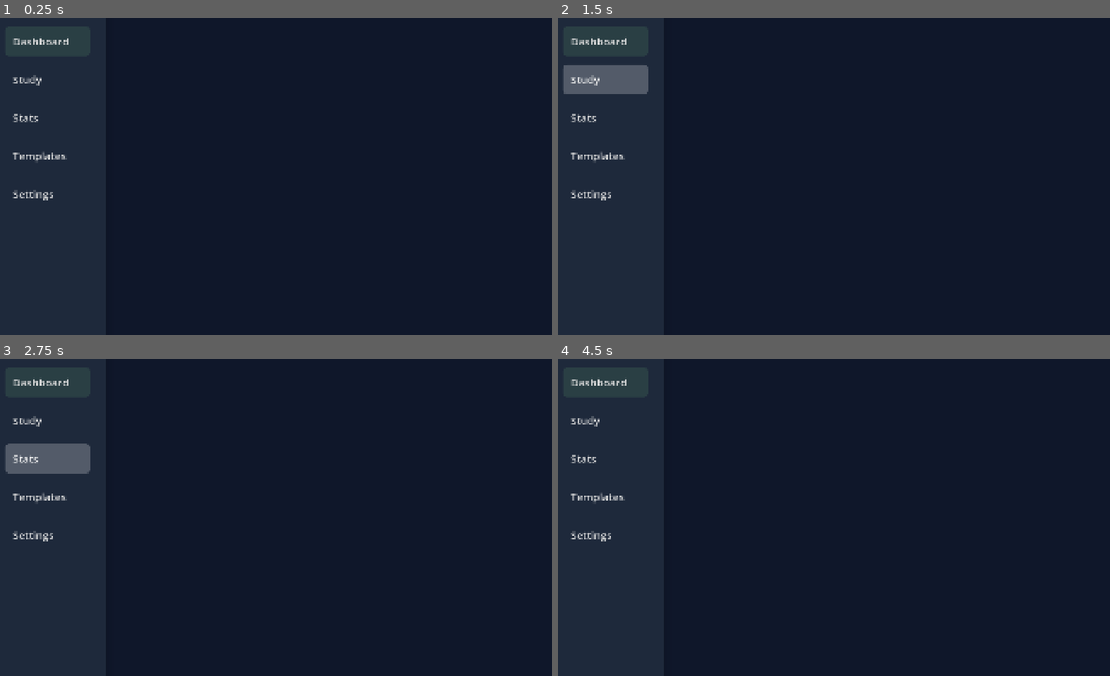
Above: before the commit, frames 1-4 (two rows, left to right).
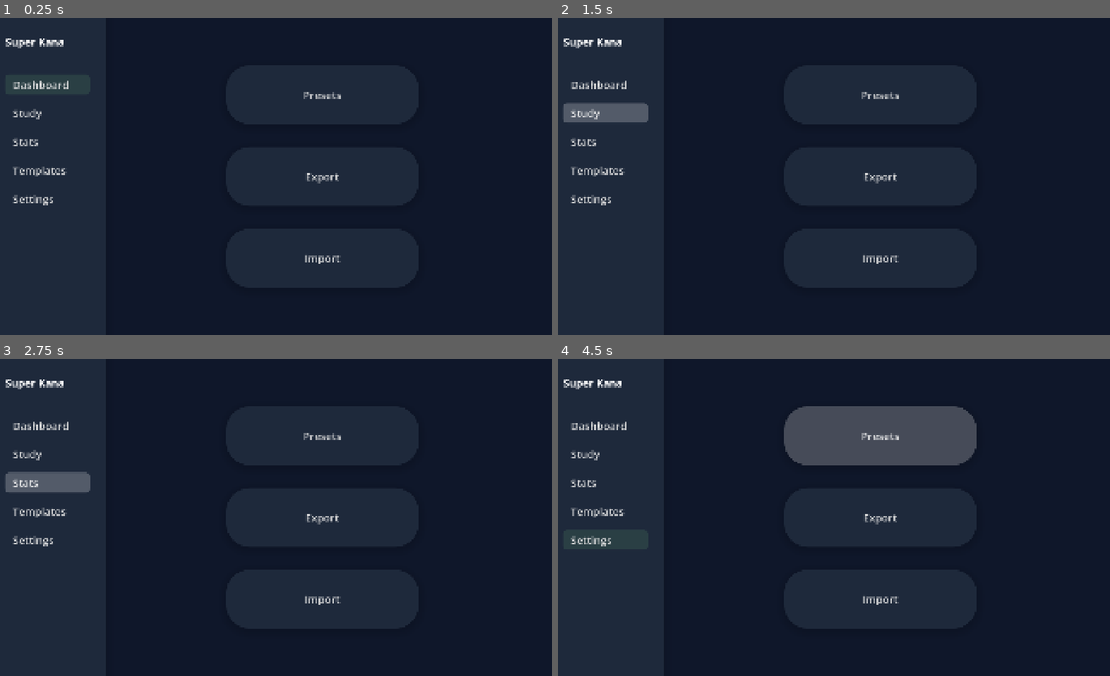
Above: after the commit, the same moments.

Repository: mlobdev/SuperKana
Game: Godot game, scene res://scenes/user_scenes/TestScene.tscn
Same seed, same stepped clock (60 frames per second), same inputs: the game is played once before the commit and once after it.
Inputs (mouse positions are in pixels of both pictures, inside the frame that each line leads up to):
- Up to frame 1 (0.25 s): no input
- Up to frame 2 (1.5 s): click "Dashboard" at 0.5 s; click "Study" at 1.25 s
- Up to frame 3 (2.75 s): click "Stats" at 2 s
- Up to frame 4 (4.5 s): click "Templates" at 2.75 s; click "Settings" at 3.5 s; click (878, 435) at 4.25 s, where only the run after the commit has a clickable "Presets"

The runs differ from the first frame. In frame 1, 1.4% of the frame differs, in the area x 1-62%, y 5-78%; in frame 2, 3.3%; in frame 3, 3.4%; in frame 4, 7.5%, in the area x 1-76%, y 5-78%.

Commit message:
Presets started

Diff:
--- a/icon.svg
+++ /dev/null
@@ -1 +0,0 @@
-<svg xmlns="http://www.w3.org/2000/svg" width="128" height="128"><rect width="124" height="124" x="2" y="2" fill="#363d52" stroke="#212532" stroke-width="4" rx="14"/><g fill="#fff" transform="translate(12.322 12.322)scale(.101)"><path d="M105 673v33q407 354 814 0v-33z"/><path fill="#478cbf" d="m105 673 152 14q12 1 15 14l4 67 132 10 8-61q2-11 15-15h162q13 4 15 15l8 61 132-10 4-67q3-13 15-14l152-14V427q30-39 56-81-35-59-83-108-43 20-82 47-40-37-88-64 7-51 8-102-59-28-123-42-26 43-46 89-49-7-98 0-20-46-46-89-64 14-123 42 1 51 8 102-48 27-88 64-39-27-82-47-48 49-83 108 26 42 56 81zm0 33v39c0 276 813 276 814 0v-39l-134 12-5 69q-2 10-14 13l-162 11q-12 0-16-11l-10-65H446l-10 65q-4 11-16 11l-162-11q-12-3-14-13l-5-69z"/><path d="M483 600c0 34 58 34 58 0v-86c0-34-58-34-58 0z"/><circle cx="725" cy="526" r="90"/><circle cx="299" cy="526" r="90"/></g><g fill="#414042" transform="translate(12.322 12.322)scale(.101)"><circle cx="307" cy="532" r="60"/><circle cx="717" cy="532" r="60"/></g></svg>
--- a/project.godot
+++ b/project.godot
@@ -18,7 +18,6 @@
 run/main_scene="res://scenes/user_scenes/TestScene.tscn"
 config/features=PackedStringArray("4.7", "GL Compatibility")
 run/max_fps=60
-config/icon="res://icon.svg"
 
 [autoload]
 
--- /dev/null
+++ b/resources/themes/floating_panel.tres
@@ -0,0 +1,12 @@
+[gd_resource type="StyleBoxFlat" format=3 uid="uid://dy7mnoarbwxu8"]
+
+[resource]
+bg_color = Color(0.11764706, 0.16078432, 0.23137255, 1)
+border_blend = true
+corner_radius_top_left = 80
+corner_radius_top_right = 80
+corner_radius_bottom_right = 80
+corner_radius_bottom_left = 80
+shadow_color = Color(0, 0, 0, 0.11764706)
+shadow_size = 28
+shadow_offset = Vector2(0, 8)
--- /dev/null
+++ b/resources/themes/floating_panel_var_clear.tres
@@ -0,0 +1,12 @@
+[gd_resource type="StyleBoxFlat" format=3 uid="uid://dld7gtr0dvdtf"]
+
+[resource]
+bg_color = Color(1, 1, 1, 0.23529412)
+border_blend = true
+corner_radius_top_left = 80
+corner_radius_top_right = 80
+corner_radius_bottom_right = 80
+corner_radius_bottom_left = 80
+shadow_color = Color(0, 0, 0, 0.11764706)
+shadow_size = 28
+shadow_offset = Vector2(0, 8)
--- /dev/null
+++ b/resources/themes/floating_panel_var_dark.tres
@@ -0,0 +1,12 @@
+[gd_resource type="StyleBoxFlat" format=3 uid="uid://64a4067w8qyq"]
+
+[resource]
+bg_color = Color(0.11764706, 0.16078432, 0.23137255, 1)
+border_blend = true
+corner_radius_top_left = 80
+corner_radius_top_right = 80
+corner_radius_bottom_right = 80
+corner_radius_bottom_left = 80
+shadow_color = Color(0, 0, 0, 0.11764706)
+shadow_size = 28
+shadow_offset = Vector2(0, 8)
--- /dev/null
+++ b/scenes/ui_components/CharSample.tscn
@@ -0,0 +1,22 @@
+[gd_scene format=3 uid="uid://ycsp2typnyn"]
+
+[ext_resource type="Script" uid="uid://1fh08utdbwo4" path="res://scripts/ui_scripts/auto_wrap_label.gd" id="1_fgdxk"]
+
+[node name="CharSample" type="Control" unique_id=1878368734]
+layout_mode = 3
+anchors_preset = 15
+anchor_right = 1.0
+anchor_bottom = 1.0
+grow_horizontal = 2
+grow_vertical = 2
+
+[node name="Label" type="Label" parent="." unique_id=64687443]
+layout_mode = 1
+anchors_preset = 15
+anchor_right = 1.0
+anchor_bottom = 1.0
+theme_override_font_sizes/font_size = 610
+text = " わ"
+horizontal_alignment = 1
+vertical_alignment = 1
+script = ExtResource("1_fgdxk")
--- a/scenes/ui_components/DrawBox.tscn
+++ b/scenes/ui_components/DrawBox.tscn
@@ -10,4 +10,3 @@
 grow_vertical = 2
 script = ExtResource("1_mqdxf")
 canvas_color = Color(0.2, 0.25490198, 0.33333334, 1)
-pencil_size = null
--- /dev/null
+++ b/scenes/ui_components/FloatingButton.tscn
@@ -0,0 +1,18 @@
+[gd_scene format=3 uid="uid://b46aovduwmlxb"]
+
+[ext_resource type="StyleBox" uid="uid://dy7mnoarbwxu8" path="res://resources/themes/floating_panel.tres" id="1_bsoti"]
+[ext_resource type="StyleBox" uid="uid://dld7gtr0dvdtf" path="res://resources/themes/floating_panel_var_clear.tres" id="2_euf5o"]
+
+[sub_resource type="StyleBoxEmpty" id="StyleBoxEmpty_jqg08"]
+
+[node name="FloatingButton" type="Button" unique_id=828489001]
+anchors_preset = 15
+anchor_right = 1.0
+anchor_bottom = 1.0
+grow_horizontal = 2
+grow_vertical = 2
+theme_override_font_sizes/font_size = 36
+theme_override_styles/normal = ExtResource("1_bsoti")
+theme_override_styles/pressed = ExtResource("2_euf5o")
+theme_override_styles/hover = ExtResource("2_euf5o")
+theme_override_styles/focus = SubResource("StyleBoxEmpty_jqg08")
--- a/scenes/ui_components/FloatingPanel.tscn
+++ b/scenes/ui_components/FloatingPanel.tscn
@@ -1,17 +1,8 @@
 [gd_scene format=3 uid="uid://ddr2ui5icadjw"]
 
-[sub_resource type="StyleBoxFlat" id="StyleBoxFlat_xe8is"]
-bg_color = Color(0.11764706, 0.16078432, 0.23137255, 1)
-border_blend = true
-corner_radius_top_left = 80
-corner_radius_top_right = 80
-corner_radius_bottom_right = 80
-corner_radius_bottom_left = 80
-shadow_color = Color(0, 0, 0, 0.11764706)
-shadow_size = 28
-shadow_offset = Vector2(0, 8)
+[ext_resource type="StyleBox" uid="uid://dy7mnoarbwxu8" path="res://resources/themes/floating_panel.tres" id="1_28qlb"]
 
 [node name="Panel" type="Panel" unique_id=2076241743]
 offset_right = 1152.0
 offset_bottom = 646.0
-theme_override_styles/panel = SubResource("StyleBoxFlat_xe8is")
+theme_override_styles/panel = ExtResource("1_28qlb")
--- a/scenes/ui_components/SideTab.tscn
+++ b/scenes/ui_components/SideTab.tscn
@@ -5,7 +5,10 @@
 [ext_resource type="PackedScene" uid="uid://db2bjrgxir2y6" path="res://scenes/ui_components/TabButton.tscn" id="1_wtljt"]
 [ext_resource type="StyleBox" uid="uid://pwlj0a1a7c0u" path="res://resources/themes/tab_button_selected_style_box_flat.tres" id="4_wakus"]
 
-[node name="SideTab" type="Panel" unique_id=1600396370 node_paths=PackedStringArray("start_button")]
+[sub_resource type="FontVariation" id="FontVariation_wakus"]
+variation_embolden = 0.6
+
+[node name="SideTab" type="Panel" unique_id=1600396370 node_paths=PackedStringArray("button_container", "start_button")]
 anchors_preset = 15
 anchor_right = 1.0
 anchor_bottom = 1.0
@@ -14,7 +17,8 @@
 mouse_behavior_recursive = 2
 theme_override_styles/panel = ExtResource("1_wakus")
 script = ExtResource("1_vi2vd")
-start_button = NodePath("VBoxContainer/MenuButton")
+button_container = NodePath("VBoxContainer/ButtonsContainer")
+start_button = NodePath("VBoxContainer/ButtonsContainer/MenuButton")
 
 [node name="VBoxContainer" type="VBoxContainer" parent="." unique_id=1605239316]
 layout_mode = 1
@@ -30,34 +34,97 @@
 theme_override_constants/separation = 29
 
 [node name="Separator" type="Control" parent="VBoxContainer" unique_id=841567790]
+custom_minimum_size = Vector2(0, 26.155)
 layout_mode = 2
+mouse_filter = 2
 
-[node name="MenuButton" parent="VBoxContainer" unique_id=533705511 instance=ExtResource("1_wtljt")]
+[node name="Label" type="Label" parent="VBoxContainer" unique_id=1146957155]
 layout_mode = 2
+theme_override_fonts/font = SubResource("FontVariation_wakus")
+theme_override_font_sizes/font_size = 36
+text = "Super Kana"
+vertical_alignment = 1
+
+[node name="Separator4" type="Control" parent="VBoxContainer" unique_id=87834821]
+layout_mode = 2
+mouse_filter = 2
+
+[node name="ButtonsContainer" type="Control" parent="VBoxContainer" unique_id=393448578]
+layout_mode = 2
+mouse_filter = 1
+
+[node name="MenuButton" parent="VBoxContainer/ButtonsContainer" unique_id=533705511 instance=ExtResource("1_wtljt")]
+layout_mode = 0
+anchors_preset = 0
+anchor_right = 0.0
+anchor_bottom = 0.0
+offset_top = 29.0
+offset_right = 288.0
+offset_bottom = 97.0
+grow_horizontal = 1
+grow_vertical = 1
 size_flags_vertical = 3
 theme_override_styles/normal = ExtResource("4_wakus")
 text = "Dashboard"
+tab_id = 0
 
-[node name="MenuButton2" parent="VBoxContainer" unique_id=968687897 instance=ExtResource("1_wtljt")]
-layout_mode = 2
+[node name="MenuButton2" parent="VBoxContainer/ButtonsContainer" unique_id=968687897 instance=ExtResource("1_wtljt")]
+layout_mode = 0
+anchors_preset = 0
+anchor_right = 0.0
+anchor_bottom = 0.0
+offset_top = 126.0
+offset_right = 288.0
+offset_bottom = 194.0
+grow_horizontal = 1
+grow_vertical = 1
 size_flags_vertical = 3
 text = "Study"
+tab_id = 1
 
-[node name="MenuButton3" parent="VBoxContainer" unique_id=1047954861 instance=ExtResource("1_wtljt")]
-layout_mode = 2
+[node name="MenuButton3" parent="VBoxContainer/ButtonsContainer" unique_id=1047954861 instance=ExtResource("1_wtljt")]
+layout_mode = 0
+anchors_preset = 0
+anchor_right = 0.0
+anchor_bottom = 0.0
+offset_top = 223.0
+offset_right = 288.0
+offset_bottom = 292.0
+grow_horizontal = 1
+grow_vertical = 1
 size_flags_vertical = 3
 text = "Stats"
+tab_id = 2
 
-[node name="MenuButton4" parent="VBoxContainer" unique_id=1883084374 instance=ExtResource("1_wtljt")]
-layout_mode = 2
+[node name="MenuButton4" parent="VBoxContainer/ButtonsContainer" unique_id=1883084374 instance=ExtResource("1_wtljt")]
+layout_mode = 0
+anchors_preset = 0
+anchor_right = 0.0
+anchor_bottom = 0.0
+offset_top = 321.0
+offset_right = 288.0
+offset_bottom = 389.0
+grow_horizontal = 1
+grow_vertical = 1
 size_flags_vertical = 3
 text = "Templates"
+tab_id = 3
 
-[node name="MenuButton5" parent="VBoxContainer" unique_id=1299238995 instance=ExtResource("1_wtljt")]
-layout_mode = 2
+[node name="MenuButton5" parent="VBoxContainer/ButtonsContainer" unique_id=1299238995 instance=ExtResource("1_wtljt")]
+layout_mode = 0
+anchors_preset = 0
+anchor_right = 0.0
+anchor_bottom = 0.0
+offset_top = 418.0
+offset_right = 288.0
+offset_bottom = 487.0
+grow_horizontal = 1
+grow_vertical = 1
 size_flags_vertical = 3
 text = "Settings"
+tab_id = 4
 
 [node name="Separator2" type="Control" parent="VBoxContainer" unique_id=72269282]
 custom_minimum_size = Vector2(0, 400)
 layout_mode = 2
+mouse_filter = 2
--- a/scenes/ui_components/TabButton.tscn
+++ b/scenes/ui_components/TabButton.tscn
@@ -23,3 +23,4 @@
 script = ExtResource("1_f6max")
 normal_tab_style = ExtResource("1_ypffs")
 active_tab_style = ExtResource("3_xxtjm")
+tab_id = null
--- /dev/null
+++ b/scenes/user_scenes/DashboardScene.tscn
@@ -0,0 +1,9 @@
+[gd_scene format=3 uid="uid://ekhmxelngooo"]
+
+[node name="DashboardScene" type="Control" unique_id=381807783]
+layout_mode = 3
+anchors_preset = 15
+anchor_right = 1.0
+anchor_bottom = 1.0
+grow_horizontal = 2
+grow_vertical = 2
--- /dev/null
+++ b/scenes/user_scenes/StudyScene.tscn
@@ -0,0 +1,21 @@
+[gd_scene format=3 uid="uid://c1mhwb2guglm7"]
+
+[ext_resource type="Script" uid="uid://c4cyxnr4gsmua" path="res://scripts/managers/study_manager.gd" id="1_rhnd2"]
+[ext_resource type="PackedScene" uid="uid://boivgftqk2wq4" path="res://scenes/ui_components/DrawBox.tscn" id="1_sw5uf"]
+
+[node name="StudyScene" type="Control" unique_id=859459544]
+layout_mode = 3
+anchors_preset = 15
+anchor_right = 1.0
+anchor_bottom = 1.0
+grow_horizontal = 2
+grow_vertical = 2
+script = ExtResource("1_rhnd2")
+
+[node name="DrawBox" parent="." unique_id=107649633 instance=ExtResource("1_sw5uf")]
+layout_mode = 1
+offset_left = 788.0
+offset_top = 33.0
+offset_right = -108.0
+offset_bottom = -23.0
+canvas_size = Vector2i(1024, 1024)
--- /dev/null
+++ b/scenes/user_scenes/TemplateCreator.tscn
@@ -0,0 +1,54 @@
+[gd_scene format=3 uid="uid://dssmtmfh5tupv"]
+
+[ext_resource type="PackedScene" uid="uid://b46aovduwmlxb" path="res://scenes/ui_components/FloatingButton.tscn" id="2_x8mdv"]
+
+[node name="TemplateCreator" type="Control" unique_id=779558967]
+layout_mode = 3
+anchors_preset = 15
+anchor_right = 1.0
+anchor_bottom = 1.0
+grow_horizontal = 2
+grow_vertical = 2
+mouse_filter = 2
+
+[node name="VBoxContainer" type="VBoxContainer" parent="." unique_id=1165884384]
+layout_mode = 1
+anchors_preset = -1
+anchor_top = 0.5
+anchor_right = 1.0
+anchor_bottom = 0.5
+offset_left = 812.0
+offset_top = -540.0
+offset_right = -453.0
+offset_bottom = 540.0
+grow_horizontal = 2
+grow_vertical = 2
+alignment = 1
+
+[node name="FloatingButton" parent="VBoxContainer" unique_id=828489001 instance=ExtResource("2_x8mdv")]
+custom_minimum_size = Vector2(0, 200)
+custom_maximum_size = Vector2(-1, 210)
+layout_mode = 2
+text = "Presets"
+
+[node name="Separator0" type="Control" parent="VBoxContainer" unique_id=256479955]
+custom_minimum_size = Vector2(0, 70)
+layout_mode = 2
+mouse_filter = 2
+
+[node name="FloatingButton2" parent="VBoxContainer" unique_id=284179427 instance=ExtResource("2_x8mdv")]
+custom_minimum_size = Vector2(0, 200)
+custom_maximum_size = Vector2(-1, 200)
+layout_mode = 2
+text = "Export"
+
+[node name="Separator1" type="Control" parent="VBoxContainer" unique_id=1590024315]
+custom_minimum_size = Vector2(0, 70)
+layout_mode = 2
+mouse_filter = 2
+
+[node name="FloatingButton3" parent="VBoxContainer" unique_id=889783940 instance=ExtResource("2_x8mdv")]
+custom_minimum_size = Vector2(0, 200)
+custom_maximum_size = Vector2(-1, 210)
+layout_mode = 2
+text = "Import"
--- a/scenes/user_scenes/TestScene.tscn
+++ b/scenes/user_scenes/TestScene.tscn
@@ -3,6 +3,7 @@
 [ext_resource type="PackedScene" uid="uid://km637v5trhf4" path="res://scenes/ui_components/SideTab.tscn" id="1_cks4k"]
 [ext_resource type="PackedScene" uid="uid://ddr2ui5icadjw" path="res://scenes/ui_components/FloatingPanel.tscn" id="1_vho1n"]
 [ext_resource type="PackedScene" uid="uid://boivgftqk2wq4" path="res://scenes/ui_components/DrawBox.tscn" id="2_cks4k"]
+[ext_resource type="PackedScene" uid="uid://dssmtmfh5tupv" path="res://scenes/user_scenes/TemplateCreator.tscn" id="4_nbxn2"]
 
 [sub_resource type="StyleBoxFlat" id="StyleBoxFlat_xe8is"]
 bg_color = Color(0.05882353, 0.09019608, 0.16470589, 1)
@@ -15,7 +16,7 @@
 grow_horizontal = 2
 grow_vertical = 2
 
-[node name="Panel" type="Panel" parent="." unique_id=609887661]
+[node name="BackgroundPanel" type="Panel" parent="." unique_id=609887661]
 z_index = -50
 layout_mode = 1
 anchors_preset = 15
@@ -34,10 +35,10 @@
 [node name="FloatingPanel" parent="." unique_id=2056841838 instance=ExtResource("1_vho1n")]
 visible = false
 layout_mode = 0
-offset_left = 405.0
-offset_top = 160.0
-offset_right = 1021.0
-offset_bottom = 487.0
+offset_left = 454.0
+offset_top = 56.0
+offset_right = 1070.0
+offset_bottom = 383.0
 
 [node name="Label" type="Label" parent="FloatingPanel" unique_id=110948529]
 layout_mode = 1
@@ -55,8 +56,12 @@
 [node name="DrawBox" parent="." unique_id=107649633 instance=ExtResource("2_cks4k")]
 visible = false
 layout_mode = 1
-offset_left = 143.0
-offset_top = 74.0
-offset_right = -497.0
-offset_bottom = -62.0
+offset_left = 638.0
+offset_top = 23.0
+offset_right = -258.0
+offset_bottom = -33.0
+canvas_size = Vector2i(1024, 1024)
 erase_size = 16
+
+[node name="TemplateCreator" parent="." unique_id=779558967 instance=ExtResource("4_nbxn2")]
+layout_mode = 1
--- /dev/null
+++ b/scripts/managers/study_manager.gd
@@ -0,0 +1,7 @@
+extends Control
+
+func _ready() -> void:
+	pass
+
+func rotate() -> void:
+	pass
--- /dev/null
+++ b/scripts/ui_scripts/auto_wrap_label.gd
@@ -0,0 +1,21 @@
+extends Label
+
+@export var minimum_size : int
+
+func change_character(new_char : String) -> void:
+	text = new_char
+	set_correct_size()
+
+func set_correct_size() -> void:
+	while text_is_too_big():
+		if (get_theme_font_size("font_size") < minimum_size):
+			break
+		add_theme_font_size_override("font_size", get_theme_font_size("font_size")-1)
+
+func text_is_too_big() -> bool:
+	var font := get_theme_font("font")
+	var font_size := get_theme_font_size("font_size")
+
+	var text_size := font.get_string_size(text,HORIZONTAL_ALIGNMENT_LEFT,-1,font_size)
+
+	return text_size.x > size.x or text_size.y > size.y
--- a/scripts/ui_scripts/draw_box.gd
+++ b/scripts/ui_scripts/draw_box.gd
@@ -19,7 +19,8 @@
 var last_mouse_pos: Vector2i
 
 func _process(_delta: float) -> void:
-	var mouse_pos := Vector2i((get_global_mouse_position() - global_position).round())
+	# It is very important to keep this node size property the same ascanvas_size property
+	var mouse_pos := Vector2i((get_global_mouse_position()-global_position).round())
 
 	if Input.is_action_just_pressed("click"):
 		draw_point(mouse_pos, paint_size, paint_color)
@@ -73,7 +74,7 @@
 	var radius : int = int(stroke_size*0.5);
 	for y in range(-radius, radius + 1):
 		for x in range(-radius, radius + 1):
-			# Mantener forma circular
+			# Keep circular form
 			if x * x + y * y > radius * radius:
 				continue
 			var paint_pixel : Vector2i = paint_vector + Vector2i(x, y)
--- a/scripts/ui_scripts/menu_button.gd
+++ b/scripts/ui_scripts/menu_button.gd
@@ -1,16 +1,19 @@
 @tool
 class_name TabButton extends Button
+
+# Enum
+enum TabID {DASHBOARD, STUDY, STATS, TEMPLATES, SETTINGS}
 
 static var active_tab_button : TabButton
 static var font_size : int = 36
 
 @export var normal_tab_style : StyleBoxFlat
 @export var active_tab_style : StyleBoxFlat
+@export var tab_id : TabID
 
 func _ready():
 	add_theme_font_size_override("font_size", font_size)
-	set_active_tab_button(false)
 
-func set_active_tab_button(active : bool):
-	var style : StyleBoxFlat = active_tab_style if active == true else normal_tab_style
-	add_theme_stylebox_override("normal", style)
+func check_active_tab_button():
+	var tab_style = active_tab_style if active_tab_button == self else normal_tab_style
+	add_theme_stylebox_override("normal", tab_style)
--- a/scripts/ui_scripts/side_tab.gd
+++ b/scripts/ui_scripts/side_tab.gd
@@ -1,7 +1,25 @@
 @tool
 class_name SideTab extends Panel
 
+@export var button_container : Control
 @export var start_button : TabButton
 
+signal menu_changed(ID : TabButton.TabID)
+
 func _ready() -> void:
-	start_button.set_active_tab_button(true)
+	if(start_button):
+		TabButton.active_tab_button = start_button
+	else:
+		TabButton.active_tab_button = button_container.get_child(0)
+	for button : TabButton in button_container.get_children():
+		button.pressed.connect(select_new_button.bind(button))
+
+func select_new_button(new_button : TabButton):
+	TabButton.active_tab_button = new_button
+	menu_changed.emit(new_button.tab_id)
+	update_buttons()
+
+func update_buttons() -> void:
+	if (TabButton.active_tab_button == null): return
+	for button in button_container.get_children():
+		button.check_active_tab_button()
Not shown, added: scripts/managers/study_manager.gd.uid
Not shown, added: scripts/ui_scripts/auto_wrap_label.gd.uid
